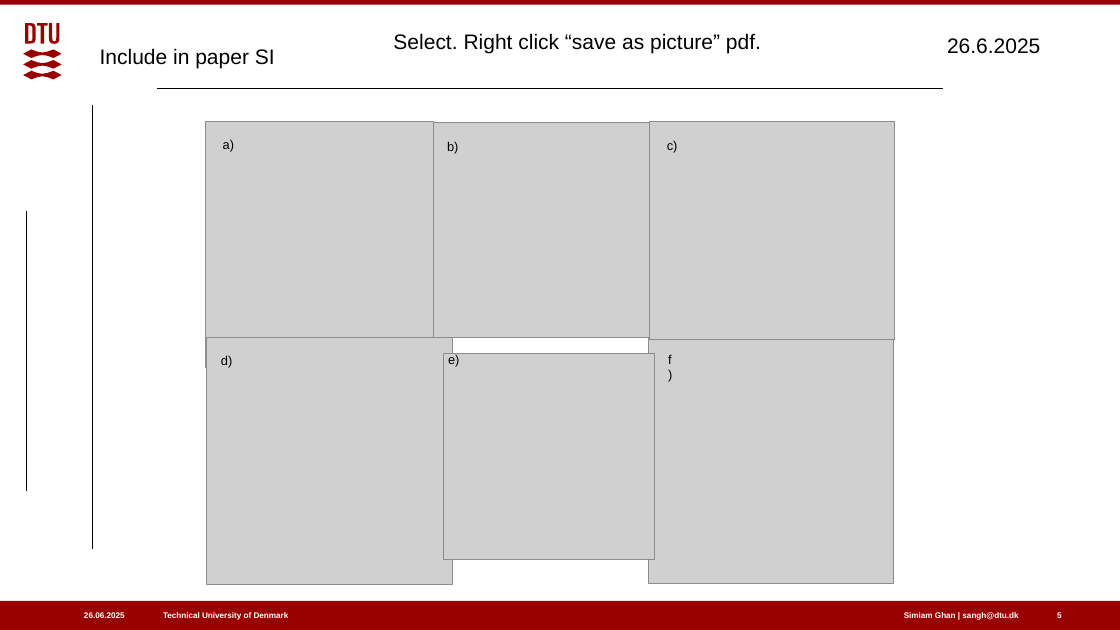
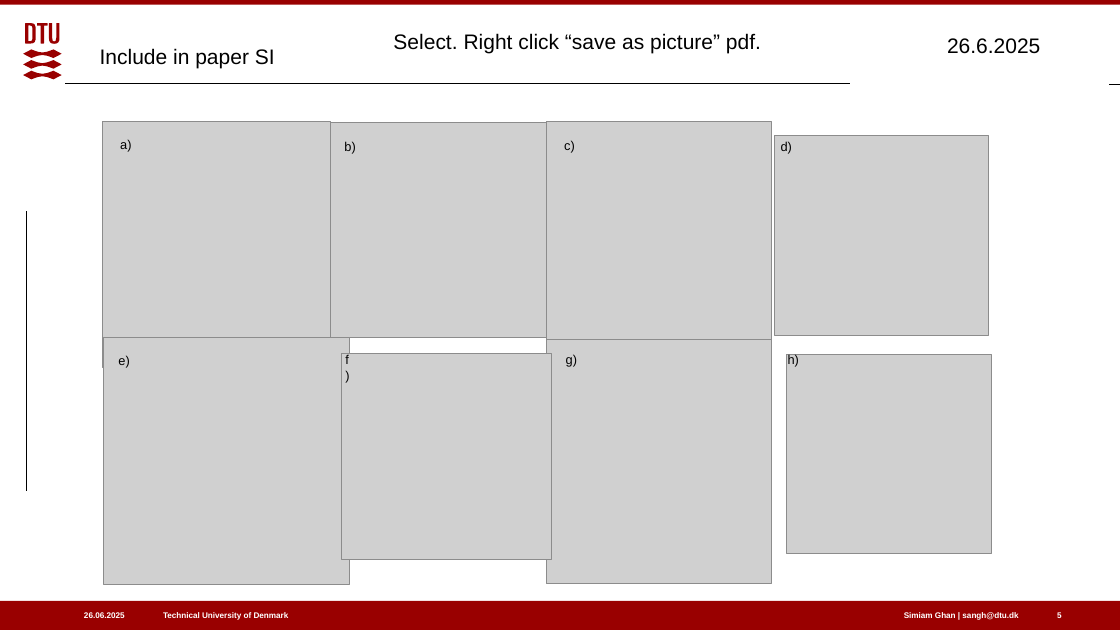
Before and after one commit to CatTheoryDTU/Alkaline_HER_descriptors, a slide deck: slide 5 of Figures/Simiam/combine/combine_images.pptx. Drawn at 1120x630 pixels with LibreOffice and Linux fonts; fonts in the diff are those of the drawing; grey boxes stand for pictures. Boxes give left, top, right and bottom in pixels: in the first picture for what was removed or moved away, otherwise in the second. Text is boxed around its words. In the diff, an @@ line names an element or a change of style, - is before the commit and + after.

Commit message:
update

```diff
--- a/Figures/Simiam/combine/combine_images.pptx
+++ b/Figures/Simiam/combine/combine_images.pptx
@@ line moved from (157, 88) - (943, 88) to (66, 83) - (850, 83) @@
@@ line added from (1110, 85) to (1120, 85), #000000 0.75 pt @@
@@ line removed from (92, 105) to (92, 549) @@
@@ picture: place and size @@
-picture at (205, 121, 433, 367)
+picture at (103, 121, 330, 367)
@@ 3 pictures, 2 texts: place and size @@
-3 pictures, 2 texts at (206, 122, 654, 584)
+3 pictures, 2 texts at (103, 122, 551, 584)
@@ picture: place and size @@
-picture at (649, 122, 895, 339)
+picture at (547, 122, 771, 339)
@@ text "c)": place and size @@
-text "c)" at (667, 140, 678, 153)
+text "c)" at (564, 140, 575, 153)
@@ picture added at (775, 135, 989, 335) @@
@@ text "d)": place and size @@
-text "d)" at (221, 355, 232, 367)
+text "d)" at (781, 141, 792, 153)
@@ text "e)": place and size @@
-text "e)" at (448, 354, 459, 367)
+text "e)" at (118, 355, 129, 367)
@@ text "f)": place and size @@
-text "f)" at (668, 354, 672, 364)
+text "f)" at (345, 354, 349, 364)
@@ picture: place and size @@
-picture at (649, 339, 894, 584)
+picture at (546, 339, 771, 584)
@@ text added at (566, 354, 577, 366), 11 pt, text #000000 @@
+g)
@@ picture added at (787, 355, 991, 554) @@
@@ text added at (788, 354, 799, 367), 11 pt, text #000000 @@
+h)
```
Also in this commit, not shown: 1 other slide changed.
